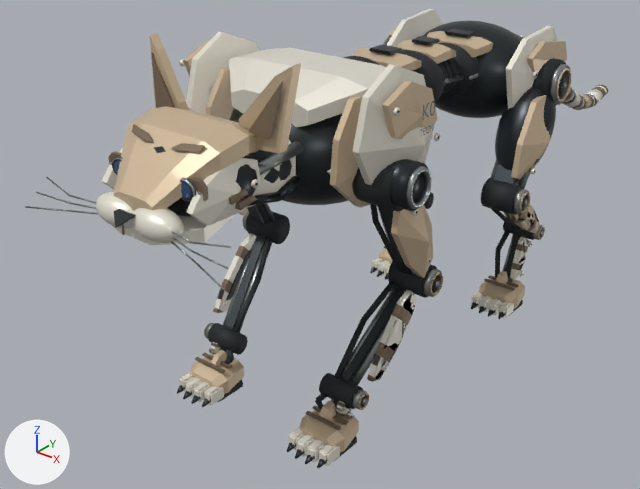
The glTF model assets/k0-tech-01/derived/meshopt/k0_tech_01_d0_lod0.meshopt.glb, before and after one commit.
The view is the same before and after, from a 50 mm camera at (0.549, -0.818, 0.604) aimed at (-0.091, -0.018, 0.108). Every picture has the same lights, and +X, +Y and +Z are marked at lower left. The older version comes first. Vertices at exactly the same position are counted once.

Objects in the first picture: 'K0_TECH_01_SKIN'.
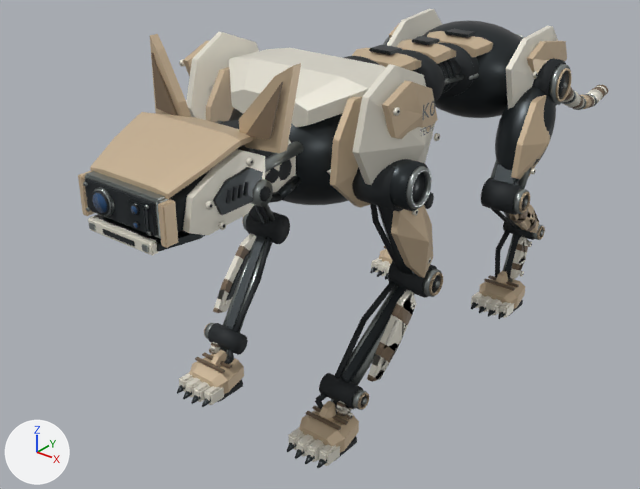
Where the change shows, as pixel boxes (x1, y1, x2, y2) in the pictures (640 x 489 px; the box of a moved part takes in the faces that stretch with it):
'K0_TECH_01_SKIN', reshaped (9% narrower)
    before: (25, 9, 608, 468)
    after: (78, 9, 608, 468)
part 1 of me_k0_tech_01_geometry, moved or reshaped
    before: (251, 179, 259, 188)
    after: (246, 157, 254, 166)
part 2 of me_k0_tech_01_geometry, added
    after: (205, 200, 214, 210)
part 3 of me_k0_tech_01_geometry, added
    after: (218, 221, 227, 230)
part 4 of me_k0_tech_01_geometry, added
    after: (260, 186, 271, 202)
part 5 of me_k0_tech_01_geometry, added
    after: (92, 190, 110, 215)
part 6 of me_k0_tech_01_geometry, added
    after: (94, 187, 114, 216)
part 7 of me_k0_tech_01_geometry, rebuilt (mostly hidden afterwards)
    before: (114, 106, 258, 211)
    after: (168, 145, 255, 232)
part 8 of me_k0_tech_01_geometry, rebuilt
    before: (112, 215, 235, 245)
    after: (91, 214, 205, 251)
part 9 of me_k0_tech_01_geometry, rebuilt (8% wider, 26% taller)
    before: (186, 158, 262, 226)
    after: (183, 149, 265, 235)
part 10 of me_k0_tech_01_geometry, rebuilt (not visible afterwards)
    before: (101, 148, 123, 189)
part 11 of me_k0_tech_01_geometry, deleted
    before: (25, 124, 257, 291)
part 12 of me_k0_tech_01_geometry, moved or reshaped (mostly hidden before)
    before: (70, 146, 258, 260)
    after: (78, 112, 273, 256)

The change in detail:
me_k0_tech_01_geometry is used by ob_k0_tech_01_skin; location (0.0, 0.0, 0.0).
me_k0_tech_01_geometry had 31762 vertices, 61458 faces and spanned x -0.15..0.15, y -0.405..0.642, z 0.001..0.421.
me_k0_tech_01_geometry now has 29764 vertices, 57414 faces and spans x -0.15..0.15, y -0.403..0.642, z 0.001..0.421.
me_k0_tech_01_geometry part 1: the loose piece of 12 vertices spanning x 0.07..0.073, y -0.313..-0.306, z 0.321..0.328 is moved by (-0.004, 0.0, 0.019).
me_k0_tech_01_geometry part 2: a new loose piece, a 6-sided cylinder along x spanning x 0.0655..0.0684, y -0.3626..-0.3555, z 0.3168..0.3233, in mat_k0_porcelain_white (white #eae6d8).
me_k0_tech_01_geometry part 3: a new loose piece, a 6-sided cylinder along x spanning x 0.0655..0.0684, y -0.3494..-0.3423, z 0.2943..0.3008, in mat_k0_porcelain_white (white #eae6d8).
me_k0_tech_01_geometry part 4: a new loose piece, an 8-sided cylinder along x spanning x 0.0702..0.0714, y -0.3032..-0.29, z 0.3036..0.3177, in mat_k0_carbon_seals (black #1d2226).
me_k0_tech_01_geometry part 5: a new loose piece, a 32-sided cylinder along y spanning x -0.0284..-0.007, y -0.4026..-0.4013, z 0.3033..0.3246, in mat_k0_carbon_seals (black #1d2226).
me_k0_tech_01_geometry part 6: a new loose piece, a 32-sided cut cone along y (radius 0.0115 at the low end, 0.0127 at the high end) spanning x -0.0304..-0.005, y -0.4013..-0.3982, z 0.3013..0.3266, in mat_k0_satin_titanium (grey #979e9b).
me_k0_tech_01_geometry part 7: the loose piece of 40 vertices spanning x -0.061..0.061, y -0.383..-0.277, z 0.301..0.369 is rebuilt with 32 vertices and now spans x -0.061..0.061, y -0.386..-0.278, z 0.289..0.355, in mat_k0_graphite_frame (dark grey #303639).
me_k0_tech_01_geometry part 8: the loose piece of 24 vertices spanning x -0.047..0.047, y -0.384..-0.304, z 0.271..0.301 is rebuilt with 24 vertices and now spans x -0.047..0.047, y -0.396..-0.307, z 0.279..0.295, in mat_k0_graphite_frame (dark grey #303639).
me_k0_tech_01_geometry part 9: the loose piece of 15 vertices spanning x 0.05..0.067, y -0.37..-0.286, z 0.296..0.348 is rebuilt with 17 vertices and now spans x 0.053..0.064, y -0.377..-0.283, z 0.29..0.352.
me_k0_tech_01_geometry part 10: the loose piece of 15 vertices spanning x -0.067..-0.05, y -0.37..-0.286, z 0.296..0.348 is rebuilt with 17 vertices and now spans x -0.064..-0.053, y -0.377..-0.283, z 0.29..0.352.
me_k0_tech_01_geometry part 11: 30 loose pieces with 3392 vertices, spanning x -0.126..0.126, y -0.405..-0.302, z 0.281..0.36, are deleted.
me_k0_tech_01_geometry part 12: 578 vertices removed from x -0.077..0.077, y -0.391..-0.265, z 0.279..0.362; 712 vertices added at x -0.07..0.07, y -0.403..-0.278, z 0.282..0.364.
Other edits to the shape of me_k0_tech_01_geometry do not show in these pictures.
